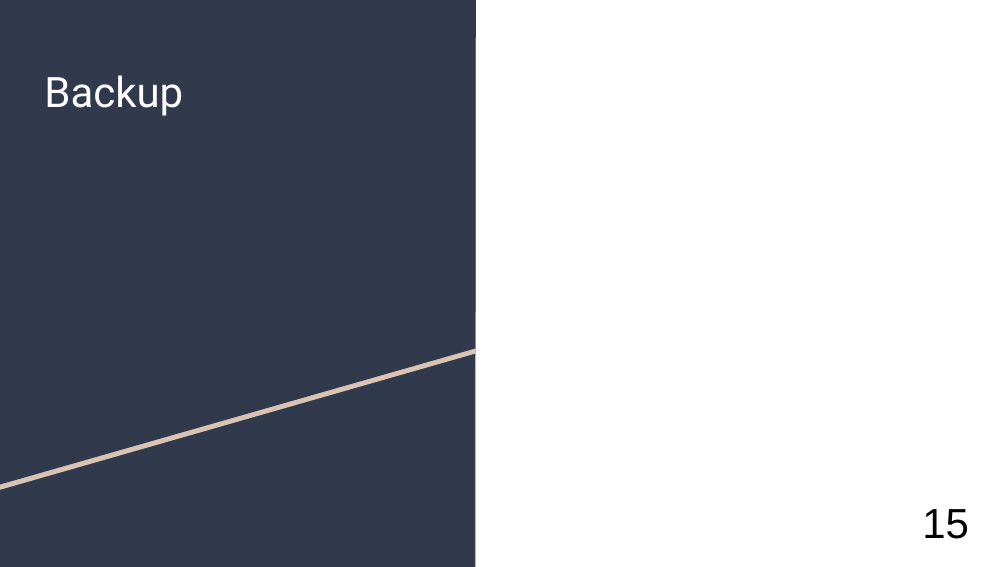
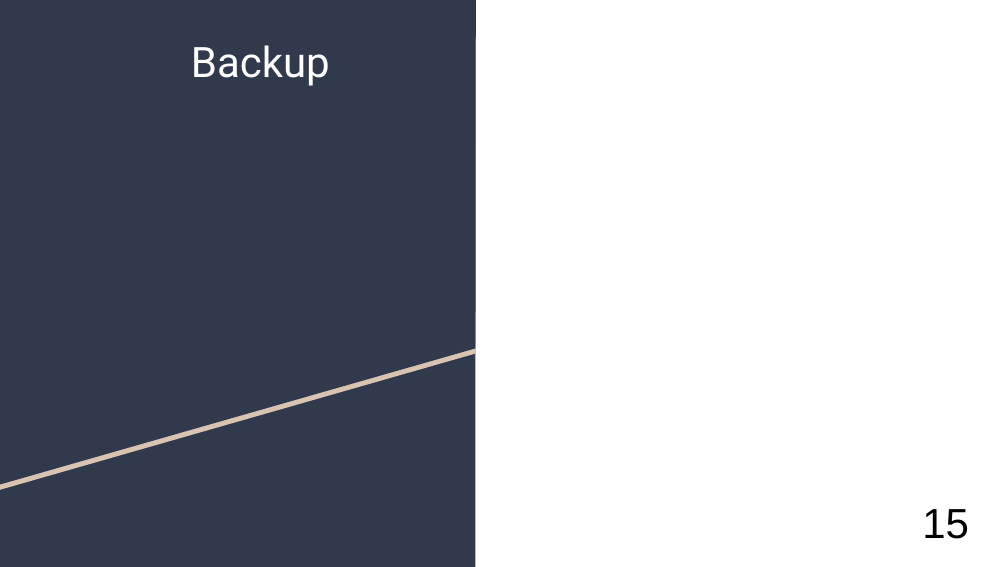
Before and after one commit to AlexanderUzunyan/TestProject, a slide deck: slide 19 of neuro/doc/TMVA.odp (slide 16 before the commit). Drawn at 1008x567 pixels with LibreOffice and Linux fonts; fonts in the diff are those of the drawing. Boxes give left, top, right and bottom in pixels: in the first picture for what was removed or moved away, otherwise in the second. Text is boxed around its words. In the diff, an @@ line names an element or a change of style, - is before the commit and + after.

```diff
--- a/neuro/doc/TMVA.odp
+++ b/neuro/doc/TMVA.odp
@@ title "Backup": place and size @@
-title "Backup" at (44, 75, 183, 116)
+title "Backup" at (191, 45, 330, 86)
```
Also in this commit, not shown: 7 other slides changed, 5 slides added, 2 slides removed.
